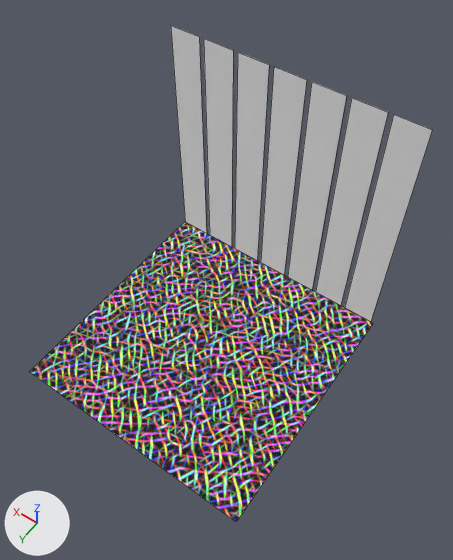
An edit to the OBJ model models/glossy_planes.obj, drawn before and after from the same camera.
The view is the same before and after, from a 50 mm lens placed at (-6.88, 8.49, 17.48), pointed at (-0.1, -0.99, 2.58). Arrows for +X, +Y and +Z are at lower left; the lights stay in place. Mesh edges are drawn as thin lines. Where no turn or scale is listed for an object, it has been applied to the vertices.

Names of what the first picture shows: 'Floor_Plane', 'Plane0_Plane.002', 'Plane1_Plane.004', 'Plane2_Plane.006', 'Plane3_Plane.007', 'Plane4_Plane.011', 'Plane5_Plane.010', 'Plane6_Plane.009'.
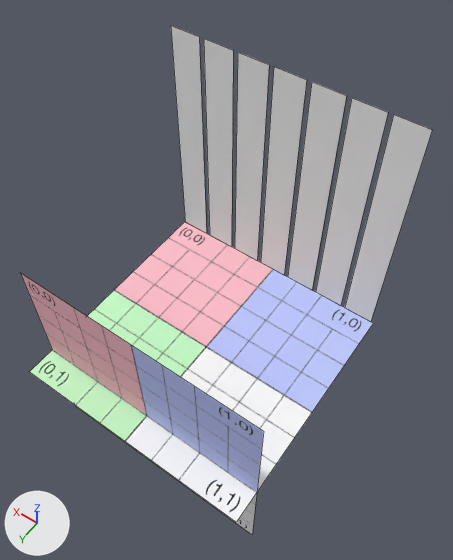
Scene script edits in JSON lines:
```json
{"op": "add", "block": "img_debug_png", "code": ["img_debug_png = load_image('debug.png', 'debug.png', 1024, 1024, 'sRGB')"]}
{"op": "set", "path": "mat_floor_tex.texture", "old": "img_color2_jpg", "new": "img_debug_png"}
{"op": "add", "block": "me_floor_plane_001", "code": ["me_floor_plane_001 = bpy.data.meshes.new('Floor_Plane.001')", "me_floor_plane_001.from_pydata(...)  # 4 vertices, 1 face; spans x -4.0..4.0, y 3.0, z -4.0..4.0", "me_floor_plane_001.materials.append(mat_floor_tex)  # picture img_debug_png"]}
{"op": "add", "block": "ob_floor_plane_001", "code": ["ob_floor_plane_001 = bpy.data.objects.new('Floor_Plane.001', me_floor_plane_001)", "ob_floor_plane_001.location = (0.0, 0.0, 0.0)"]}
```

Where the change shows, as pixel boxes (x1, y1, x2, y2) in the pictures (453 x 560 px):
```json
{"object": "Floor_Plane", "change": "surface changed", "before": [30, 222, 373, 522], "after": [30, 222, 373, 522]}
{"object": "Floor_Plane.001", "change": "added", "after": [21, 274, 264, 534]}
```
